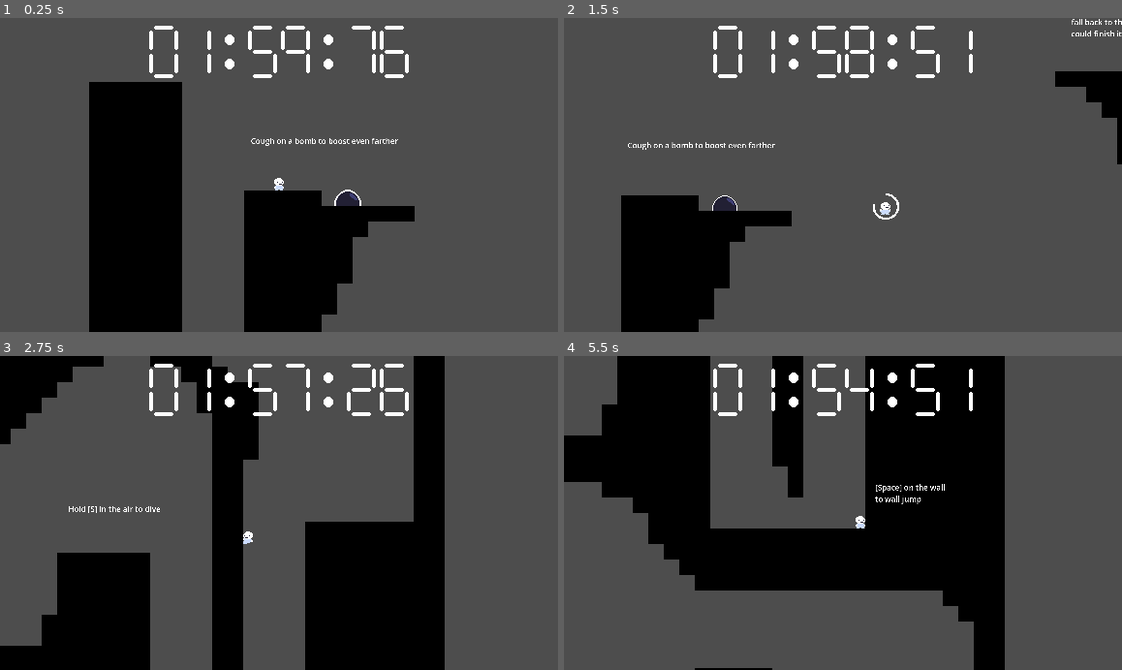
Above: before the commit, frames 1-4 (two rows, left to right).
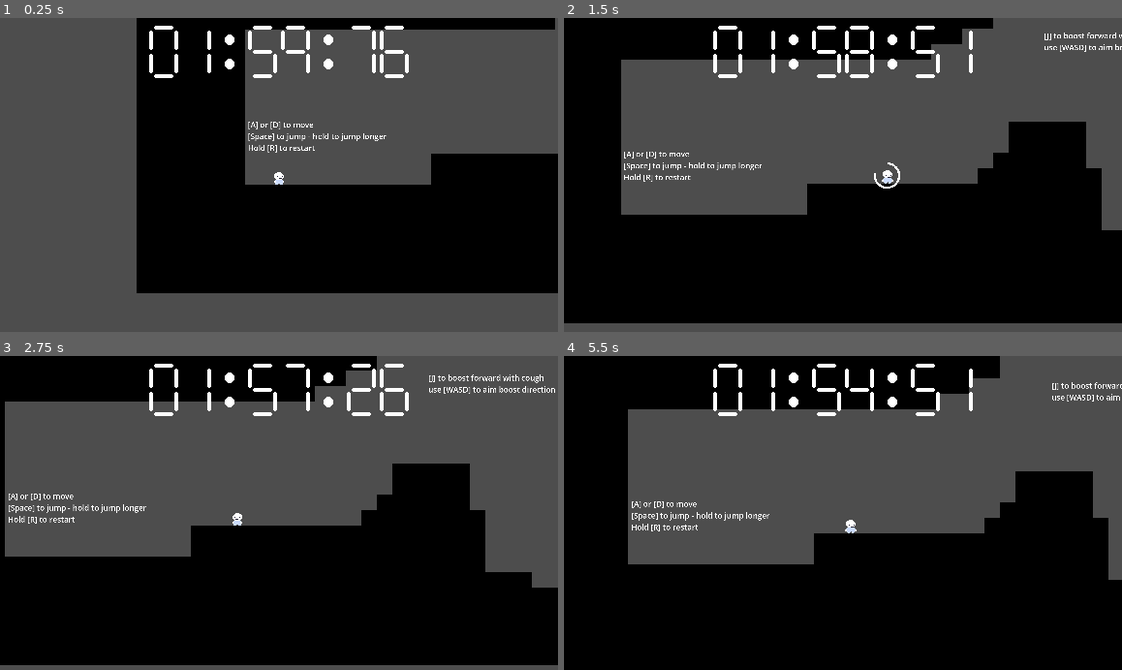
Above: after the commit, the same moments.

Repository: pxlinspace/hydrogen-bomb-vs.-coughing-baby
Game: Godot game, scene res://scenes/main.tscn
The game is run twice, just before and just after one commit, with the same random seed, the same clock (stepped at 60 frames per second) and the same inputs.
Inputs (mouse positions are in pixels of both pictures, inside the frame that each line leads up to):
- Up to frame 1 (0.25 s): no input
- Up to frame 2 (1.5 s): tap Enter at 0.5 s; move the mouse to (965, 159) at 0.52 s; hold J (cough) 0.53-1.28 s; hold D (right) from 0.53 s (still down); click (965, 159) at 0.67 s; tap Space (jump) at 0.77 s; move the mouse to (731, 190) at 1.27 s; tap S (dive) at 1.35 s
- Up to frame 3 (2.75 s): tap Space (jump) at 1.52 s; move the mouse to (334, 443) at 2.02 s; release D (right) at 2.03 s; hold A (left) from 2.03 s (still down); tap Alt at 2.1 s
- Up to frame 4 (5.5 s): move the mouse to (815, 575) at 2.77 s; release A (left) at 2.78 s; hold D (right) 2.78-4.28 s; tap Shift at 2.85 s; click (815, 575) at 2.92 s; tap Space (jump) at 3.02, 3.77, 4.52 s; move the mouse to (1010, 560) at 3.52 s; hold J (cough) 3.53-4.28 s; move the mouse to (675, 465) at 4.27 s; hold A (left) 4.28-5.03 s; tap S (dive) at 4.35 s; move the mouse to (870, 513) at 5.02 s; hold D (right) from 5.03 s (still down); tap Alt at 5.1 s; click (870, 513) at 5.17 s

The runs differ from the first frame. In frame 1, 38% of the frame differs, in the area x 15-100%, y 0-100%; in frame 2, 53%; in frame 3, 33%; in frame 4, 61%, in the area x 0-100%, y 0-100%.

Commit message:
oop forgot to reposition baby

Diff:
--- a/scenes/main.tscn
+++ b/scenes/main.tscn
@@ -41,7 +41,7 @@
 tile_set = SubResource("TileSet_a0f05")
 
 [node name="Player" parent="Stage" unique_id=1106602383 instance=ExtResource("1_0wfyh")]
-position = Vector2(163, -1016)
+position = Vector2(-126, 226)
 
 [node name="Camera2D" type="Camera2D" parent="Stage/Player" unique_id=524223279]
 position_smoothing_enabled = true
